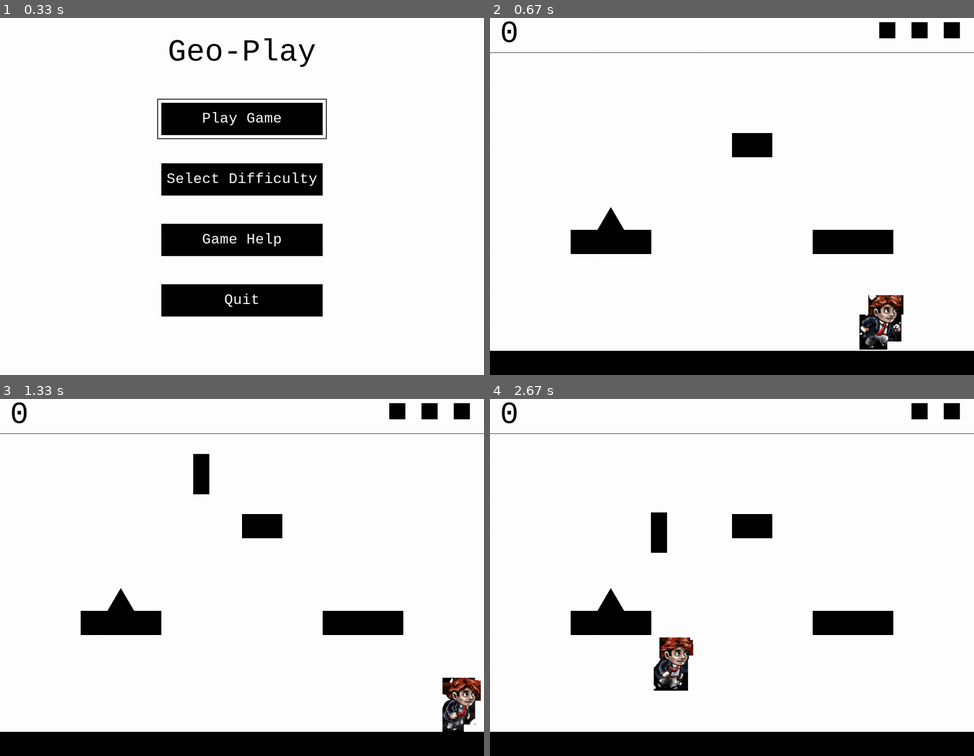
Above: before the commit, frames 1-4 (two rows, left to right).
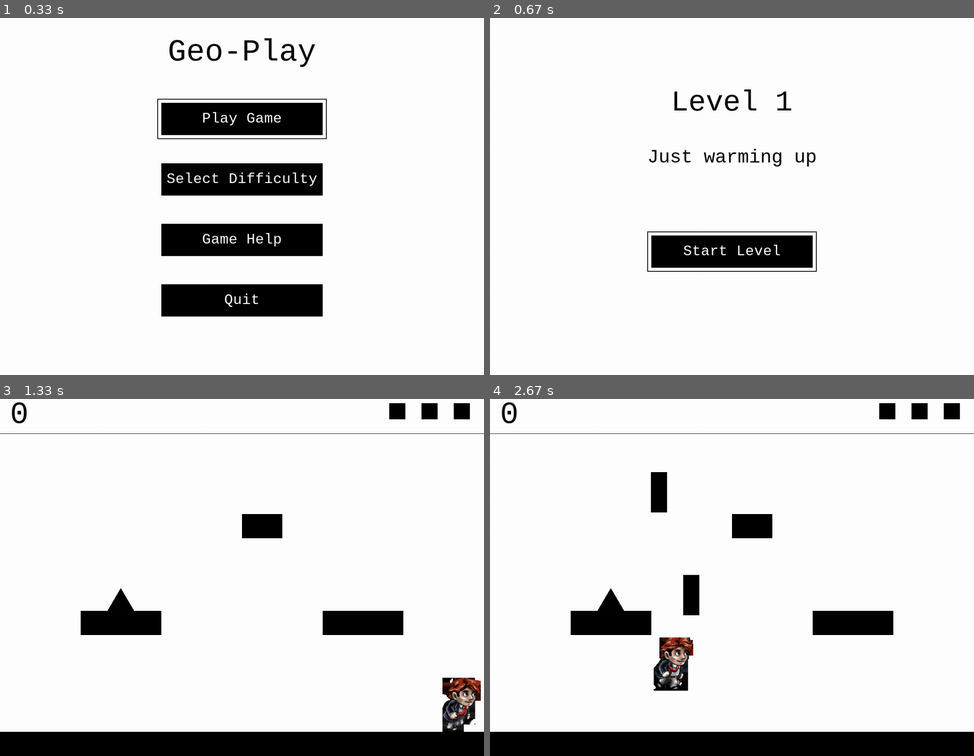
Above: after the commit, the same moments.

Repository: stevenacalhoun/geoplay
Game: pygame game, started from geometricPlay.py
Two runs of this game, one before a commit and one after it. Both use one fixed random seed, a clock stepped at 60 frames per second and the inputs below.
Inputs:
- Up to frame 1 (0.33 s): no input
- Up to frame 2 (0.67 s): tap Enter at 0.33 s
- Up to frame 3 (1.33 s): tap Enter at 0.67 s; hold Right from 1 s (still down)
- Up to frame 4 (2.67 s): release Right at 1.47 s; hold Left 1.5-2.03 s; tap Space at 1.57, 1.87, 2.13, 2.43, 2.57 s; hold Left 2.07-2.47 s; hold Right from 2.5 s (still down)

Frame 1 is identical in both runs. In frame 2, 16% of the frame differs, in the area x 0-100%, y 0-100%; in frame 3, 0.4%; in frame 4, 1.3%.

Commit message:
Added a level transition screen so that transitions from level to level are a bit smoother

Diff:
--- a/levels.py
+++ b/levels.py
@@ -206,7 +206,7 @@
     "_ T _ _ _ T _ _ _ T _ _",
     "P p p p p p p p p p p p"]
 
-    self.caption = "Just warming up."
+    self.caption = "Just warming up"
 
 class Level_02(Level):
   def __init__(self):
@@ -237,7 +237,7 @@
     "_ T _ _ _ T _ _ _ T _ _ _ T _ _ _ T _ _ _ T _ _ _ T _ _ _ T _ _ _ T _ _",
     "P p p p p p p p p p p p p p p p p p p p p p p p p p p p p p p p p p p p"]
 
-    self.caption = "Try this."
+    self.caption = "Try this"
 
 class Level_03(Level):
   def __init__(self):
--- a/lib/scenes.py
+++ b/lib/scenes.py
@@ -162,6 +162,9 @@
     # Generate the HUD
     self.HUD = HUD(self.screen)
 
+    # Show a transition screen
+    self.showLevelTransitionScreen()
+
     # Generate all the sprites for the level
     self.generateSprites()
 
@@ -186,6 +189,9 @@
         self.levelNum += 1
         self.level = getLevel(self.levelNum)
 
+        # Show a transition screen
+        self.showLevelTransitionScreen()
+
         # Regenerate all the new locations and sprites
         self.platformParams, self.triangleLocs, self.startingLoc = self.level.generateLevel()
         self.generateSprites()
@@ -196,6 +202,43 @@
 
     # Go to the game over scene when we're out of lives
     return Scene.gameOverScene
+
+  def showLevelTransitionScreen(self):
+    self.screen.fill(WHITE)
+
+    # Constants to hold the main menu button
+    nextLevelButtonWidth = SCREEN_WIDTH/3
+    nextLevelButtonHeight = 80
+
+    nextLevelButtonX = SCREEN_WIDTH/2
+    nextLevelButtonY = SCREEN_HEIGHT * 0.66
+
+    # Draw the game over text
+    levelLabel = TextLine(self.screen, "Level " + str(self.levelNum), color=BLACK, size=SCORE_FONT_SIZE)
+    levelLabel.drawByCenter(((SCREEN_WIDTH/2), SCREEN_HEIGHT*0.25))
+
+    # Show the final level and score
+    captionLabel = TextLine(self.screen, self.level.caption, color=BLACK, size=int((SCORE_FONT_SIZE*.66)))
+    captionLabel.drawByCenter(((SCREEN_WIDTH/2), SCREEN_HEIGHT*0.4))
+
+    # Draw the back box
+    nextLevelBox = Box(self.screen, nextLevelButtonWidth, nextLevelButtonHeight, BLACK)
+    nextLevelBox.drawByCenter((nextLevelButtonX, nextLevelButtonY))
+    nextLevelButtonLabel = TextLine(self.screen, "Start Level", color=WHITE, size=36)
+    nextLevelButtonLabel.drawByCenter((nextLevelButtonX, nextLevelButtonY))
+    nextLevelBox.outline()
+
+    # Wait until we want to go back
+    proceed = False
+    while proceed == False:
+      event = pygame.event.poll()
+      # Key up and down the menu
+      if event.type == pygame.KEYDOWN:
+        if event.key == pygame.K_RETURN:
+          proceed = True
+          return Scene.mainMenuScene
+
+      pygame.display.flip()
 
   # Generate all the new sprites for a level
   def generateSprites(self):
